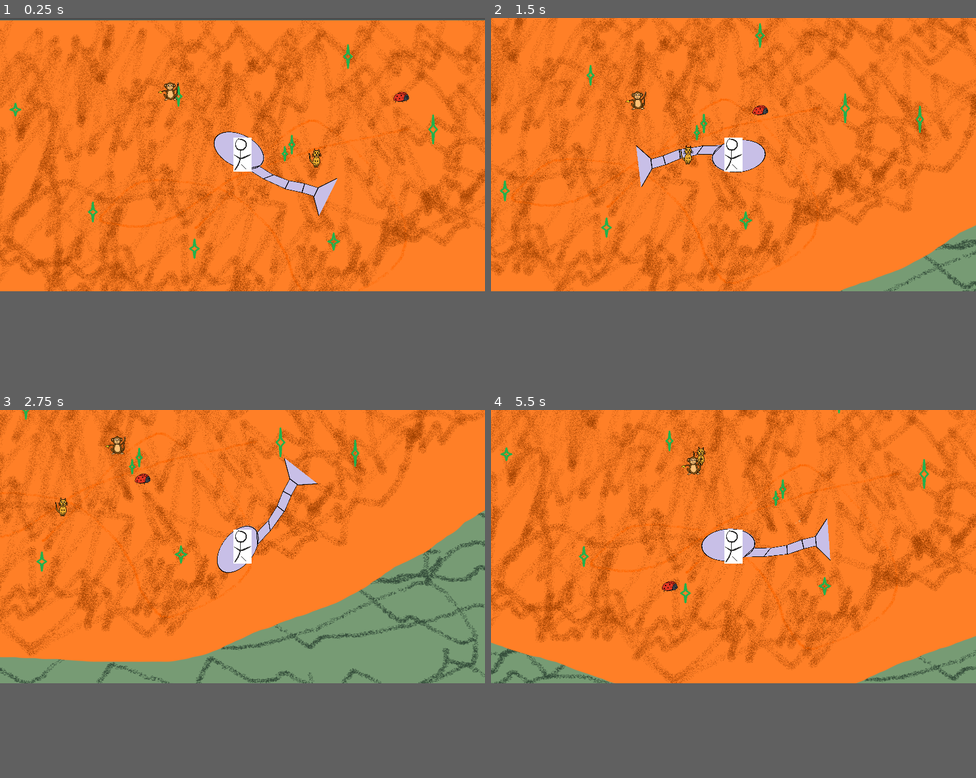
Above: before the commit, frames 1-4 (two rows, left to right).
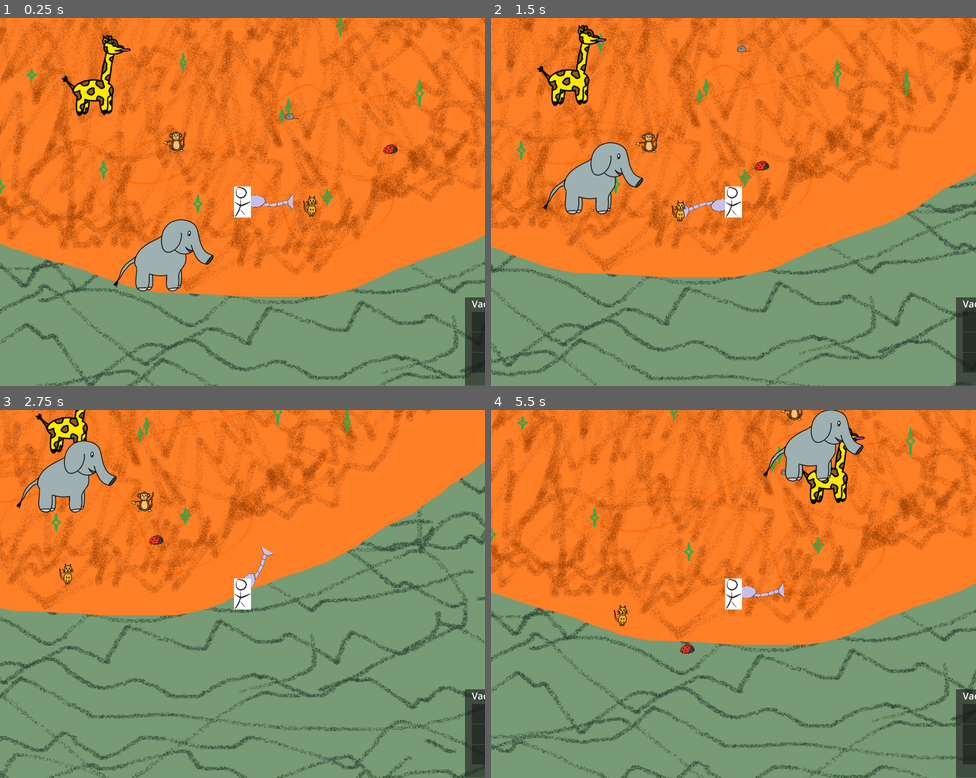
Above: after the commit, the same moments.

Repository: GeordieTomo/ludum-dare-58
Game: Godot game, scene res://world.tscn
The game is run twice, just before and just after one commit, with the same random seed, the same clock (stepped at 60 frames per second) and the same inputs. This scene is started directly instead of the project's main scene.
Inputs (mouse positions are in pixels of both pictures, inside the frame that each line leads up to):
- Up to frame 1 (0.25 s): no input
- Up to frame 2 (1.5 s): move the mouse to (840, 139) at 0.52 s; hold D (move_right) 0.53-1.28 s; click (840, 139) at 0.67 s; move the mouse to (636, 168) at 1.27 s; hold S (move_down) from 1.28 s (still down); click (636, 168) at 1.42 s
- Up to frame 3 (2.75 s): move the mouse to (291, 487) at 2.02 s; release S (move_down) at 2.03 s; hold D (move_right) from 2.03 s (still down); click (291, 487) at 2.17 s
- Up to frame 4 (5.5 s): move the mouse to (709, 601) at 2.77 s; release D (move_right) at 2.78 s; hold W (move_up) 2.78-3.53 s; click (709, 601) at 2.92 s; move the mouse to (879, 586) at 3.52 s; hold A (move_left) 3.53-5.03 s; click (879, 586) at 3.67 s; move the mouse to (588, 505) at 4.27 s; click (588, 505) at 4.42 s; move the mouse to (757, 546) at 5.02 s; hold S (move_down) from 5.03 s (still down); click (757, 546) at 5.17 s
In our replay, the window is 800x450 before the commit and 800x606 after it. These sizes can differ from the game's own. Grey fills any space a smaller window leaves; there, only what the larger window draws over its background counts as a difference.

The runs differ from the first frame. In frame 1, 37% of the frame differs, in the area x 0-100%, y 0-100%; in frame 2, 38%; in frame 3, 37%; in frame 4, 41%.

Commit message:
Add vacuum bag UI

Diff:
--- /dev/null
+++ b/AnimalGridTile.tscn
@@ -0,0 +1,30 @@
+[gd_scene load_steps=2 format=3 uid="uid://bvauvsdodv0tr"]
+
+[sub_resource type="GDScript" id="GDScript_vtlob"]
+script/source = "extends MarginContainer
+
+
+# Called when the node enters the scene tree for the first time.
+func _ready():
+	pass # Replace with function body.
+
+
+# Called every frame. 'delta' is the elapsed time since the previous frame.
+func _process(delta):
+	pass
+"
+
+[node name="MarginContainer" type="MarginContainer"]
+script = SubResource("GDScript_vtlob")
+
+[node name="Panel" type="Panel" parent="."]
+layout_mode = 2
+
+[node name="MarginContainer" type="MarginContainer" parent="."]
+layout_mode = 2
+
+[node name="TextureRect" type="TextureRect" parent="MarginContainer"]
+custom_minimum_size = Vector2(100, 100)
+layout_mode = 2
+expand_mode = 2
+stretch_mode = 5
--- a/project.godot
+++ b/project.godot
@@ -25,8 +25,8 @@
 
 [display]
 
-window/size/viewport_width=2304
-window/size/viewport_height=1296
+window/size/viewport_width=2480
+window/size/viewport_height=1880
 window/stretch/mode="viewport"
 window/stretch/aspect="keep_height"
 
--- a/scripts/animal.gd
+++ b/scripts/animal.gd
@@ -1,6 +1,7 @@
 class_name Animal extends CharacterBody2D
 
 enum AnimalKind {
+	EMPTY,
 	ANT,
 	LADYBUG,
 	MOUSE,
@@ -28,8 +29,7 @@
 func _process(delta):
 	if destination == null:
 		# pick a random point to walk to
-		destination = create_random_vec2_in_range(-500, 500)
-		# start walking there
+		destination = create_random_vec2_in_range(-1000, 1000)
 	else:
 		if (destination - position).length() > 5:
 			position += (destination - position).normalized() * 4
--- a/scripts/animal_collection_area.gd
+++ b/scripts/animal_collection_area.gd
@@ -3,13 +3,10 @@
 @onready var audio = $AudioStreamPlayer2D
 
 signal collected_animal
-var collection_enabled: bool = false
-
-func set_collection_enabled(enabled: bool):
-	collection_enabled = enabled
+var enabled: bool = false
 
 func _on_Area2D_body_entered(body):
-	if body is Animal and collection_enabled:
+	if body is Animal and enabled:
 		collected_animal.emit(body.kind)
 		body.queue_free()
 		audio.play()
@@ -18,7 +15,6 @@
 func _ready():
 	body_entered.connect(_on_Area2D_body_entered)
 
-
 # Called every frame. 'delta' is the elapsed time since the previous frame.
 func _process(delta):
 	pass
--- /dev/null
+++ b/scripts/animal_grid_tile.gd
@@ -0,0 +1,12 @@
+extends MarginContainer
+
+@export var kind: Animal.AnimalKind = Animal.AnimalKind.EMPTY
+
+# Called when the node enters the scene tree for the first time.
+func _ready():
+	pass # Replace with function body.
+
+
+# Called every frame. 'delta' is the elapsed time since the previous frame.
+func _process(delta):
+	pass
--- /dev/null
+++ b/scripts/bag_grid_container.gd
@@ -0,0 +1,39 @@
+extends GridContainer
+
+var bag_size = 12
+var animals: Array[Animal.AnimalKind] = []
+
+const animal_textures = {
+	Animal.AnimalKind.ANT: preload("res://textures/animals/Ant.png"),
+	Animal.AnimalKind.CAT: preload("res://textures/animals/Cat.png"),
+	Animal.AnimalKind.ELEPHANT: preload("res://textures/animals/Elephant.png"),
+	Animal.AnimalKind.LADYBUG: preload("res://textures/animals/Lbug.png"),
+	Animal.AnimalKind.LEECH: preload("res://textures/animals/Leech.png"),
+	Animal.AnimalKind.LION: preload("res://textures/animals/Lion.png"),
+	Animal.AnimalKind.MONKEY: preload("res://textures/animals/MOnki.png"),
+	Animal.AnimalKind.MOUSE: preload("res://textures/animals/Mouse.png"),
+	Animal.AnimalKind.GIRAFFE: preload("res://textures/animals/Raff.png"),
+	Animal.AnimalKind.SPIDER: preload("res://textures/animals/Spider.png"),
+}
+
+func add_animal(kind: Animal.AnimalKind):
+	if animals.size() == bag_size:
+		# can't fit any more animals
+		return
+	var tile = get_children()[animals.size()]
+	animals.push_back(kind)
+	tile.get_node("MarginContainer").get_node("TextureRect").texture = animal_textures[kind]
+
+func deposit_all():
+	pass
+
+# Called when the node enters the scene tree for the first time.
+func _ready():
+	for i in 12:
+		var tile = preload("res://AnimalGridTile.tscn").instantiate()
+		add_child(tile)
+
+
+# Called every frame. 'delta' is the elapsed time since the previous frame.
+func _process(delta):
+	pass
--- a/scripts/player.gd
+++ b/scripts/player.gd
@@ -8,7 +8,7 @@
 	if event is InputEventMouseButton:
 		$Vacuum.get_node("Sprite2D").get_node("Polygon2D").get_node("GPUParticles2D").emitting = event.pressed
 		mouse_is_pressed = event.pressed
-		$CollectionArea.set_collection_enabled(mouse_is_pressed)
+		$Vacuum.set_collection_enabled(mouse_is_pressed)
 
 func _physics_process(delta):
 	var direction = Input.get_vector("move_left", "move_right", "move_up", "move_down")
@@ -22,15 +22,16 @@
 	$Vacuum.rotation_degrees = vacuum_angle * 180 / PI
 	var collider = $Vacuum.get_node("Sprite2D").get_node("RayCast2D").get_collider()
 	if collider != null and mouse_is_pressed:
-		collider.position = collider.position - vec_to_mouse * 0.05
+		collider.position = collider.position - vec_to_mouse * 0.01
 
 # Called when the node enters the scene tree for the first time.
 func _ready():
-	$CollectionArea.collected_animal.connect(receive_collected_animal)
+	$Vacuum.collected_animal.connect(receive_collected_animal)
 	pass
 
 func receive_collected_animal(kind: Animal.AnimalKind):
 	print("Collected a ", Animal.AnimalKind.find_key(kind))
+	$VacuumUi.collect_animal(kind)
 
 # Called every frame. 'delta' is the elapsed time since the previous frame.
 func _process(delta):
--- a/scripts/score_tracker.gd
+++ b/scripts/score_tracker.gd
@@ -16,4 +16,4 @@
 	update_text()
 
 func update_text():
-	text = "Score: " + str(score)
+	text = "Animals: " + str(score)
--- /dev/null
+++ b/scripts/vacuum.gd
@@ -0,0 +1,15 @@
+extends CharacterBody2D
+
+signal collected_animal
+
+# Called when the node enters the scene tree for the first time.
+func _ready():
+	$CollectionArea.collected_animal.connect(collected_animal.emit)
+
+
+# Called every frame. 'delta' is the elapsed time since the previous frame.
+func _process(delta):
+	pass
+
+func set_collection_enabled(enabled: bool):
+	$CollectionArea.enabled = enabled
--- /dev/null
+++ b/scripts/vacuum_ui.gd
@@ -0,0 +1,12 @@
+extends Control
+
+func collect_animal(kind: Animal.AnimalKind):
+	$MarginContainer.get_node("VBoxContainer").get_node("GridContainer").add_animal(kind)
+
+# Called when the node enters the scene tree for the first time.
+func _ready():
+	pass # Replace with function body.
+
+# Called every frame. 'delta' is the elapsed time since the previous frame.
+func _process(delta):
+	pass
--- a/world.tscn
+++ b/world.tscn
@@ -1,19 +1,25 @@
-[gd_scene load_steps=23 format=3 uid="uid://oxj8dnh0180n"]
+[gd_scene load_steps=35 format=3 uid="uid://oxj8dnh0180n"]
 
 [ext_resource type="Texture2D" uid="uid://clmxrd2ardv2s" path="res://textures/stick_figure.png" id="1_f3sb7"]
 [ext_resource type="Script" uid="uid://6574cck1lh74" path="res://scripts/player.gd" id="1_fj7yv"]
+[ext_resource type="Script" uid="uid://c4t3fvihjyyh1" path="res://scripts/vacuum.gd" id="2_ikiii"]
 [ext_resource type="Texture2D" uid="uid://dw0w007w3okbn" path="res://textures/dust_sprite_strip_4frames_transparent.png" id="3_036b0"]
 [ext_resource type="Texture2D" uid="uid://cbxgliaps3jmy" path="res://textures/VAC.png" id="4_aqk2v"]
-[ext_resource type="Texture2D" uid="uid://caheyla24vuf7" path="res://textures/animals/Cat.PNG" id="5_036b0"]
+[ext_resource type="Texture2D" uid="uid://cyxhjpocdxdbj" path="res://textures/animals/Cat.PNG" id="5_036b0"]
 [ext_resource type="Script" uid="uid://cgueqm1dtu30l" path="res://scripts/animal_collection_area.gd" id="5_pkg7o"]
 [ext_resource type="Script" uid="uid://bl36d02vnc1ld" path="res://scripts/camera_2d.gd" id="6_2o6r5"]
 [ext_resource type="AudioStream" uid="uid://3xo8nxicfocy" path="res://textures/sounds/absorb.wav" id="6_70uel"]
 [ext_resource type="Script" uid="uid://babvd3d5sqhh1" path="res://scripts/animal.gd" id="6_gbfbk"]
 [ext_resource type="Texture2D" uid="uid://bk3u7dt6bf3k2" path="res://textures/animals/Lbug.png" id="8_ioo17"]
-[ext_resource type="Texture2D" uid="uid://c62r4kwf718vg" path="res://textures/animals/MOnki.PNG" id="9_wse8f"]
+[ext_resource type="Texture2D" uid="uid://cyt5a80xtqsm6" path="res://textures/animals/MOnki.PNG" id="9_wse8f"]
+[ext_resource type="Script" uid="uid://dotu6je7xb1vi" path="res://scripts/vacuum_ui.gd" id="10_26xuy"]
 [ext_resource type="Texture2D" uid="uid://c8vlc4exi0krb" path="res://textures/ark.png" id="10_wse8f"]
 [ext_resource type="Texture2D" uid="uid://ci83tttrc41hb" path="res://textures/grassland.png" id="11_ic0uy"]
-[ext_resource type="Texture2D" uid="uid://c2q720wcvsvdy" path="res://textures/desert.png" id="11_k3n1d"]
+[ext_resource type="Texture2D" uid="uid://dx8try1bp7e5f" path="res://textures/desert.png" id="11_k3n1d"]
+[ext_resource type="Texture2D" uid="uid://i67xuog1hofq" path="res://textures/animals/Raff.PNG" id="12_udxuc"]
+[ext_resource type="Script" uid="uid://35gl2jmdmjm5" path="res://scripts/bag_grid_container.gd" id="12_wukud"]
+[ext_resource type="Texture2D" uid="uid://dow3ijdpvtoda" path="res://textures/animals/Mouse.png" id="13_ikiii"]
+[ext_resource type="Texture2D" uid="uid://6q6s5mtglhvc" path="res://textures/animals/Elephant.png" id="14_cbp6q"]
 
 [sub_resource type="CanvasItemMaterial" id="CanvasItemMaterial_dwbse"]
 particles_animation = true
@@ -40,7 +46,7 @@
 emission_shape_offset = Vector3(0, -1000, 0)
 emission_shape_scale = Vector3(300, 100, 1)
 emission_shape = 3
-emission_box_extents = Vector3(1, 1, 1)
+emission_box_extents = Vector3(4, 4, 1)
 angle_min = -179.99998
 angle_max = 180.00002
 gravity = Vector3(0, 0, 0)
@@ -55,29 +61,60 @@
 turbulence_noise_scale = 0.0
 turbulence_noise_speed_random = 4.0
 
+[sub_resource type="ConvexPolygonShape2D" id="ConvexPolygonShape2D_70uel"]
+points = PackedVector2Array(-1.6999989, -2.0499997, 1.3000011, -7.0499997, 1.2000008, 6.95, -1.6999989, 2.55, -2, 1.5500001, -2.1000004, -0.8499998)
+
 [sub_resource type="RectangleShape2D" id="RectangleShape2D_fj7yv"]
-size = Vector2(8.599999, 16)
-
-[sub_resource type="RectangleShape2D" id="RectangleShape2D_aqk2v"]
-size = Vector2(76, 89)
+size = Vector2(8.599999, 15.899999)
+
+[sub_resource type="RectangleShape2D" id="RectangleShape2D_26xuy"]
+size = Vector2(46.499996, 92)
+
+[sub_resource type="RectangleShape2D" id="RectangleShape2D_bc84e"]
+size = Vector2(77, 48.999996)
+
+[sub_resource type="RectangleShape2D" id="RectangleShape2D_wukud"]
+size = Vector2(71, 88)
+
+[sub_resource type="RectangleShape2D" id="RectangleShape2D_il2jm"]
+size = Vector2(54.33332, 81.66667)
+
+[sub_resource type="RectangleShape2D" id="RectangleShape2D_wjb0r"]
+size = Vector2(40.999992, 25.999989)
+
+[sub_resource type="RectangleShape2D" id="RectangleShape2D_mc2jv"]
+size = Vector2(82, 73.666664)
 
 [node name="Root" type="Node2D"]
+
+[node name="Desert" type="Sprite2D" parent="."]
+z_index = -1
+position = Vector2(9.000305, -5.4999695)
+scale = Vector2(1.7060882, 1.5)
+texture = ExtResource("11_k3n1d")
+
+[node name="Grassland" type="Sprite2D" parent="."]
+z_index = -4
+position = Vector2(42, 714)
+scale = Vector2(3.4223778, 2.4490871)
+texture = ExtResource("11_ic0uy")
 
 [node name="Player" type="CharacterBody2D" parent="."]
 script = ExtResource("1_fj7yv")
 
 [node name="Vacuum" type="CharacterBody2D" parent="Player"]
+script = ExtResource("2_ikiii")
 
 [node name="Sprite2D" type="Sprite2D" parent="Player/Vacuum"]
 position = Vector2(126, -1)
 rotation = 1.5707964
-scale = Vector2(0.25, 0.5)
+scale = Vector2(0.1, 0.2)
 texture = ExtResource("4_aqk2v")
 
 [node name="Polygon2D" type="Polygon2D" parent="Player/Vacuum/Sprite2D"]
 clip_children = 1
-position = Vector2(7.9999866, -154)
-scale = Vector2(0.8000002, 0.4343751)
+position = Vector2(25.112444, -515.5171)
+scale = Vector2(0.50252336, 1.1695646)
 polygon = PackedVector2Array(-170, -13.812945, 170, -18.417261, 1814.2886, -1265.6781, -1790.106, -1270.0281)
 
 [node name="GPUParticles2D" type="GPUParticles2D" parent="Player/Vacuum/Sprite2D/Polygon2D"]
@@ -88,41 +125,99 @@
 amount = 30
 texture = ExtResource("3_036b0")
 speed_scale = 1.33
+visibility_rect = Rect2(-100, -100, 800, 800)
 process_material = SubResource("ParticleProcessMaterial_ioo17")
 
 [node name="RayCast2D" type="RayCast2D" parent="Player/Vacuum/Sprite2D"]
-position = Vector2(4.000022, 252)
+position = Vector2(10, -600)
 rotation = -1.5707964
 scale = Vector2(2, 4)
-target_position = Vector2(500, 0)
+target_position = Vector2(600, 0)
+
+[node name="CollectionArea" type="Area2D" parent="Player/Vacuum"]
+script = ExtResource("5_pkg7o")
+
+[node name="CollisionShape2D" type="CollisionShape2D" parent="Player/Vacuum/CollectionArea"]
+position = Vector2(245, -1.5000019)
+scale = Vector2(10, 10)
+shape = SubResource("ConvexPolygonShape2D_70uel")
+
+[node name="AudioStreamPlayer2D" type="AudioStreamPlayer2D" parent="Player/Vacuum/CollectionArea"]
+stream = ExtResource("6_70uel")
+volume_db = -10.0
+
+[node name="VacuumBag" type="Area2D" parent="Player/Vacuum"]
 
 [node name="Sprite2D" type="Sprite2D" parent="Player"]
 scale = Vector2(0.1, 0.1)
 texture = ExtResource("1_f3sb7")
 
 [node name="CollisionShape2D" type="CollisionShape2D" parent="Player"]
-position = Vector2(-1.1920929e-06, -4.7683716e-06)
+position = Vector2(0, 0.5)
 scale = Vector2(10, 10)
 shape = SubResource("RectangleShape2D_fj7yv")
 disabled = true
 
-[node name="CollectionArea" type="Area2D" parent="Player"]
-script = ExtResource("5_pkg7o")
-
-[node name="CollisionShape2D" type="CollisionShape2D" parent="Player/CollectionArea"]
-position = Vector2(-1.1920929e-06, -4.7683716e-06)
-scale = Vector2(10, 10)
-shape = SubResource("RectangleShape2D_fj7yv")
-
-[node name="AudioStreamPlayer2D" type="AudioStreamPlayer2D" parent="Player/CollectionArea"]
-stream = ExtResource("6_70uel")
-volume_db = -10.0
+[node name="VacuumUi" type="Control" parent="Player"]
+layout_mode = 3
+anchor_left = -0.5
+anchor_top = -0.5
+anchor_right = 0.5
+anchor_bottom = 0.5
+offset_left = 1519.0
+offset_top = 860.0
+offset_right = 1519.0
+offset_bottom = 860.0
+script = ExtResource("10_26xuy")
+
+[node name="MarginContainer" type="MarginContainer" parent="Player/VacuumUi"]
+layout_mode = 1
+anchors_preset = 15
+anchor_right = 1.0
+anchor_bottom = 1.0
+offset_left = -401.0
+offset_top = -393.0
+offset_right = 121.0
+offset_bottom = 99.0
+grow_horizontal = 2
+grow_vertical = 2
+theme_override_constants/margin_left = 20
+theme_override_constants/margin_top = 20
+theme_override_constants/margin_right = 20
+theme_override_constants/margin_bottom = 20
+
+[node name="Panel" type="Panel" parent="Player/VacuumUi/MarginContainer"]
+layout_mode = 2
+
+[node name="VBoxContainer" type="VBoxContainer" parent="Player/VacuumUi/MarginContainer"]
+layout_mode = 2
+size_flags_horizontal = 4
+size_flags_vertical = 0
+
+[node name="TextLabel" type="Label" parent="Player/VacuumUi/MarginContainer/VBoxContainer"]
+layout_mode = 2
+theme_override_font_sizes/font_size = 48
+text = "Vacuum Bag"
+
+[node name="MarginContainer" type="MarginContainer" parent="Player/VacuumUi/MarginContainer/VBoxContainer"]
+layout_mode = 2
+
+[node name="Panel" type="Panel" parent="Player/VacuumUi/MarginContainer/VBoxContainer/MarginContainer"]
+layout_mode = 2
+
+[node name="GridContainer" type="GridContainer" parent="Player/VacuumUi/MarginContainer/VBoxContainer"]
+layout_mode = 2
+columns = 4
+script = ExtResource("12_wukud")
+
+[node name="Sprite2D" type="Sprite2D" parent="Player/VacuumUi"]
 
 [node name="Camera2D" type="Camera2D" parent="Player"]
 script = ExtResource("6_2o6r5")
 
 [node name="Animal" type="CharacterBody2D" parent="."]
 position = Vector2(400, 0)
+scale = Vector2(1.2, 1.2)
 script = ExtResource("6_gbfbk")
 
 [node name="Sprite2D" type="Sprite2D" parent="Animal"]
@@ -130,49 +225,82 @@
 texture = ExtResource("5_036b0")
 
 [node name="CollisionShape2D" type="CollisionShape2D" parent="Animal"]
-position = Vector2(-1, 0)
-shape = SubResource("RectangleShape2D_aqk2v")
+position = Vector2(1.75, -2.000001)
+shape = SubResource("RectangleShape2D_26xuy")
 
 [node name="Animal2" type="CharacterBody2D" parent="."]
 position = Vector2(800, -300)
 script = ExtResource("6_gbfbk")
-kind = 1
+kind = 2
 
 [node name="Sprite2D" type="Sprite2D" parent="Animal2"]
 scale = Vector2(0.4, 0.4)
 texture = ExtResource("8_ioo17")
 
 [node name="CollisionShape2D" type="CollisionShape2D" parent="Animal2"]
-position = Vector2(1, -2.5)
-shape = SubResource("RectangleShape2D_aqk2v")
+position = Vector2(0.5, -5.5)
+shape = SubResource("RectangleShape2D_bc84e")
 
 [node name="Animal3" type="CharacterBody2D" parent="."]
 position = Vector2(-399, -327)
-script = ExtResource("6_gbfbk")
-kind = 6
+scale = Vector2(1.2, 1.2)
+script = ExtResource("6_gbfbk")
+kind = 7
 
 [node name="Sprite2D" type="Sprite2D" parent="Animal3"]
 scale = Vector2(0.3, 0.3)
 texture = ExtResource("9_wse8f")
 
 [node name="CollisionShape2D" type="CollisionShape2D" parent="Animal3"]
-position = Vector2(10, -0.5)
-shape = SubResource("RectangleShape2D_aqk2v")
+position = Vector2(2.5, 0)
+shape = SubResource("RectangleShape2D_wukud")
+
+[node name="Animal4" type="CharacterBody2D" parent="."]
+position = Vector2(-798, -654)
+scale = Vector2(1.7, 1.7)
+script = ExtResource("6_gbfbk")
+kind = 6
+
+[node name="Sprite2D" type="Sprite2D" parent="Animal4"]
+scale = Vector2(0.8, 0.8)
+texture = ExtResource("12_udxuc")
+
+[node name="CollisionShape2D" type="CollisionShape2D" parent="Animal4"]
+position = Vector2(3.5, -2.5)
+scale = Vector2(3, 3)
+shape = SubResource("RectangleShape2D_il2jm")
+
+[node name="Animal5" type="CharacterBody2D" parent="."]
+position = Vector2(218, -396)
+scale = Vector2(1.2, 1.2)
+script = ExtResource("6_gbfbk")
+kind = 3
+
+[node name="Sprite2D" type="Sprite2D" parent="Animal5"]
+scale = Vector2(0.3, 0.3)
+texture = ExtResource("13_ikiii")
+
+[node name="CollisionShape2D" type="CollisionShape2D" parent="Animal5"]
+position = Vector2(-7.5, 3)
+shape = SubResource("RectangleShape2D_wjb0r")
+
+[node name="Animal6" type="CharacterBody2D" parent="."]
+position = Vector2(-406, 334)
+scale = Vector2(1.7, 1.7)
+script = ExtResource("6_gbfbk")
+kind = 8
+
+[node name="Sprite2D" type="Sprite2D" parent="Animal6"]
+scale = Vector2(0.5, 0.5)
+texture = ExtResource("14_cbp6q")
+
+[node name="CollisionShape2D" type="CollisionShape2D" parent="Animal6"]
+position = Vector2(25, -4.5)
+scale = Vector2(3, 3)
+shape = SubResource("RectangleShape2D_mc2jv")
 
 [node name="Ark" type="Node2D" parent="."]
 
 [node name="Sprite2D" type="Sprite2D" parent="Ark"]
 position = Vector2(5, -1765)
 texture = ExtResource("10_wse8f")
-
-[node name="Desert" type="Sprite2D" parent="."]
-z_index = -1
-position = Vector2(9.000061, 431)
-scale = Vector2(1.7060882, 1.5)
-texture = ExtResource("11_k3n1d")
-
-[node name="Grassland" type="Sprite2D" parent="."]
-z_index = -4
-position = Vector2(8.000061, 1106.25)
-scale = Vector2(3.4223778, 2.4490871)
-texture = ExtResource("11_ic0uy")
Not shown, added: scripts/animal_grid_tile.gd.uid
Not shown, added: scripts/bag_grid_container.gd.uid
Not shown, added: scripts/vacuum.gd.uid
Not shown, added: scripts/vacuum_ui.gd.uid
Not shown, changed: textures/animals/Ant.PNG.import
Not shown, changed: textures/animals/Cat.PNG.import
Not shown, changed: textures/animals/Leech.PNG.import
Not shown, changed: textures/animals/MOnki.PNG.import
Not shown, changed: textures/animals/Raff.PNG.import
Not shown, changed: textures/desert.png.import
